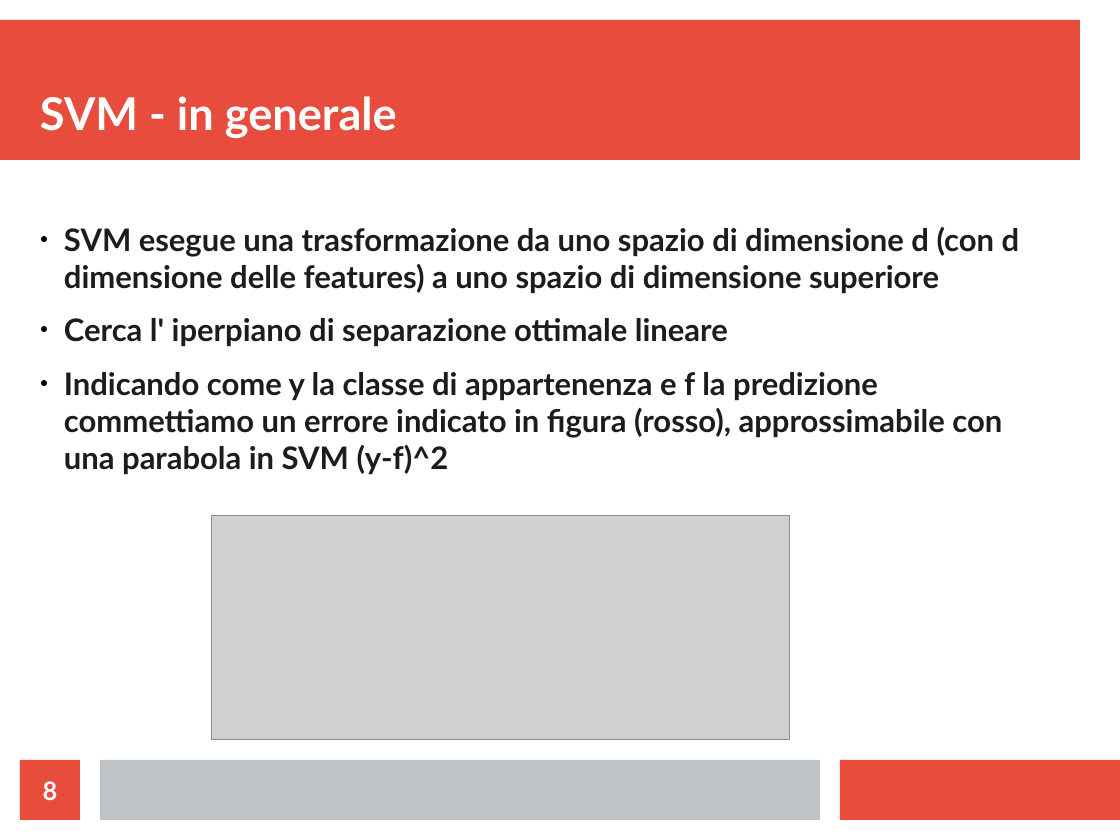
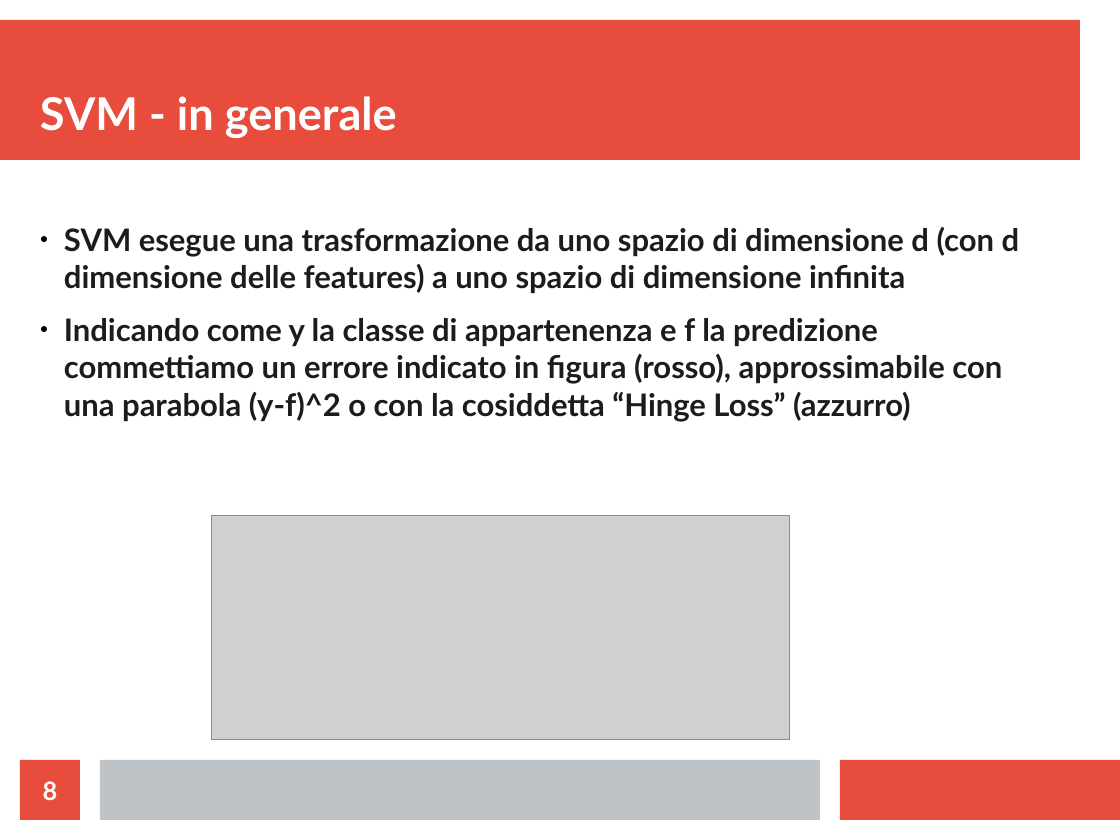
Before and after one commit to elManto/DataMiningForAndroid, a slide deck: slide 8 of DataMining.odp. Drawn at 1120x840 pixels with LibreOffice and Linux fonts; fonts in the diff are those of the drawing; grey boxes stand for pictures. Boxes give left, top, right and bottom in pixels: in the first picture for what was removed or moved away, otherwise in the second. Text is boxed around its words. In the diff, an @@ line names an element or a change of style, - is before the commit and + after.

Commit message:
last changes to slides

```diff
--- a/DataMining.odp
+++ b/DataMining.odp
@@ text at [64,227,1020,422]: text changed @@
-● SVM esegue una trasformazione da uno spazio di dimensione d (con d dimensione delle features) a uno spazio di dimensione superiore
-● Cerca l' iperpiano di separazione ottimale lineare
-● Indicando come y la classe di appartenenza e f la predizione commettiamo un errore indicato in figura (rosso), approssimabile con una parabola in SVM (y-f)^2
+● SVM esegue una trasformazione da uno spazio di dimensione d (con d dimensione delle features) a uno spazio di dimensione infinita
+● Indicando come y la classe di appartenenza e f la predizione commettiamo un errore indicato in figura (rosso), approssimabile con una parabola (y-f)^2 o con la cosiddetta “Hinge Loss” (azzurro)
```
Also in this commit, not shown: 4 other slides changed, 1 slide added, 1 other file.
